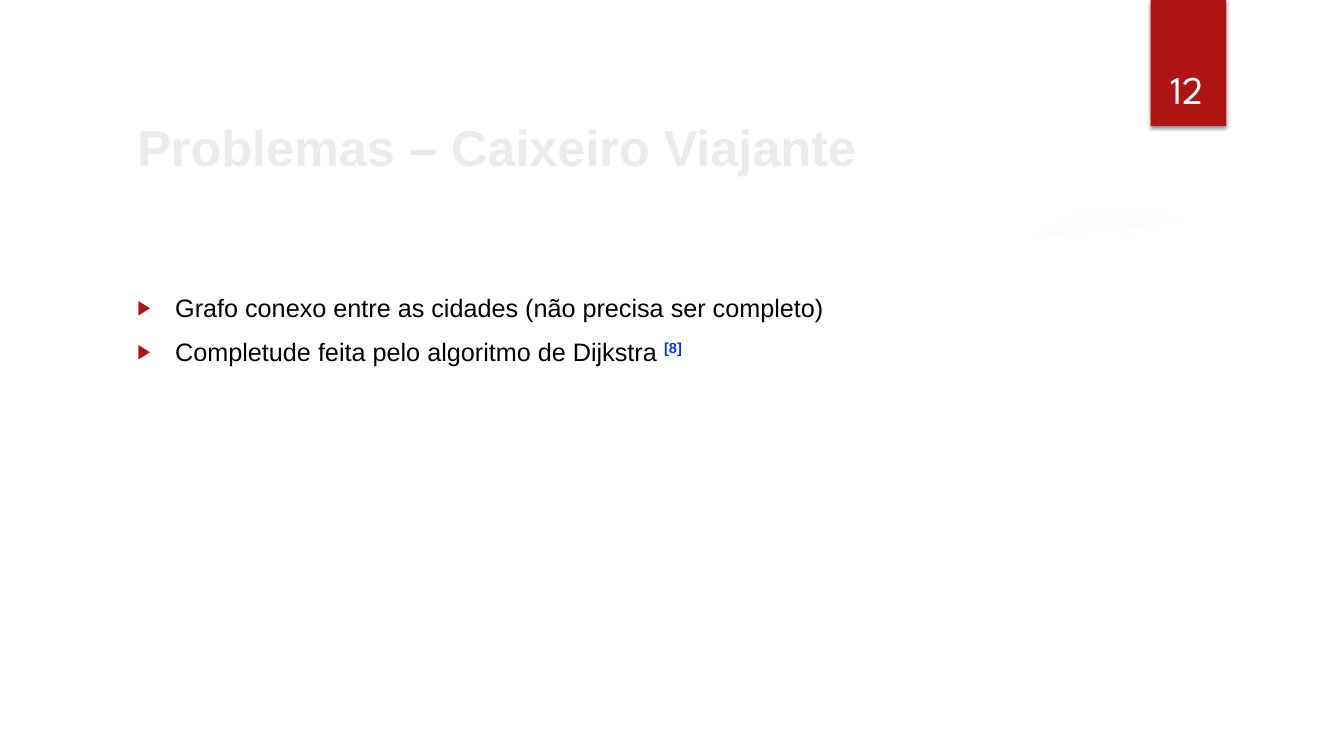
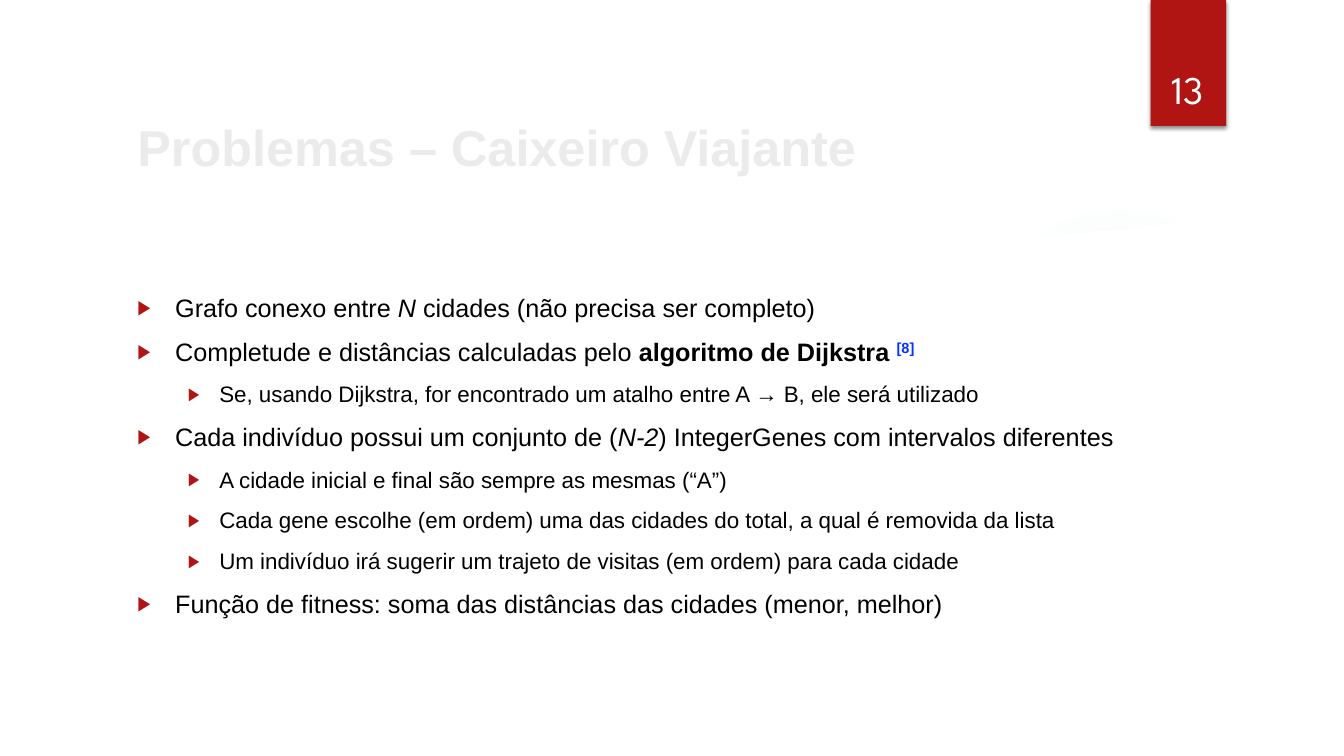
Before and after one commit to cassioss/genetics, a slide deck: slide 14 of presentations/TG2_Apresentacao_Cassio.pptx (slide 13 before the commit). Drawn at 1344x756 pixels with LibreOffice and Linux fonts; fonts in the diff are those of the drawing; background and template pictures are left out. Boxes give left, top, right and bottom in pixels: in the first picture for what was removed or moved away, otherwise in the second. Text is boxed around its words. In the diff, an @@ line names an element or a change of style, - is before the commit and + after.

```diff
--- a/presentations/TG2_Apresentacao_Cassio.pptx
+++ b/presentations/TG2_Apresentacao_Cassio.pptx
@@ page number at (1171, 77, 1203, 105): text changed @@
-12
+13
@@ text at (175, 298, 1114, 619): text changed; size 18 to 16 pt @@
-▶ Grafo conexo entre as cidades (não precisa ser completo)
-▶ Completude feita pelo algoritmo de Dijkstra [8]
+▶ Grafo conexo entre N cidades (não precisa ser completo)
+▶ Completude e distâncias calculadas pelo algoritmo de Dijkstra [8]
+  ▶ Se, usando Dijkstra, for encontrado um atalho entre A → B, ele será utilizado
+▶ Cada indivíduo possui um conjunto de (N-2) IntegerGenes com intervalos diferentes
+  ▶ A cidade inicial e final são sempre as mesmas (“A”)
+  ▶ Cada gene escolhe (em ordem) uma das cidades do total, a qual é removida da lista
+  ▶ Um indivíduo irá sugerir um trajeto de visitas (em ordem) para cada cidade
+▶ Função de fitness: soma das distâncias das cidades (menor, melhor)
```
Also in this commit, not shown: 5 other slides changed, 9 slides added, 9 other files.
